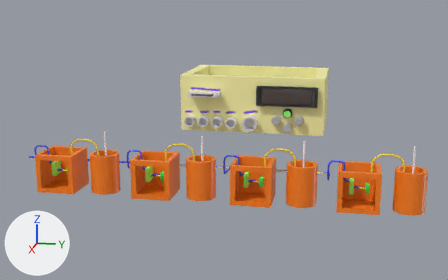
An edit to the Blender file 3D Files/Sistema de montoramento.blend, drawn before and after from the same camera.
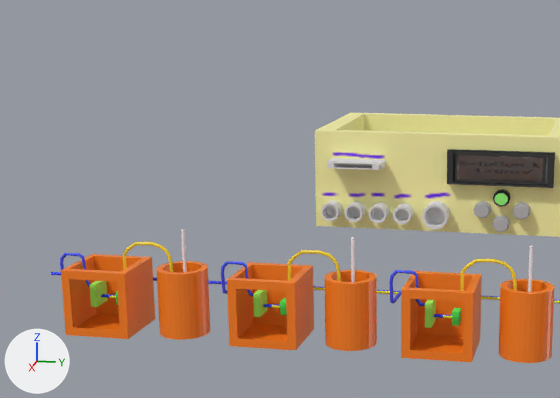
The first picture shows the older version from a 50 mm camera at (57.4, 10.5, 18.8) aimed at (-10.1, -3.0, 1.9). The close-ups show both versions on the part from 0% to 72% of the width and 0% to 82% of the height of that picture. The lights are fixed; the arrows at lower left show +X, +Y and +Z.

In view in the first close-up: 'Body', 'Cube', 'Cylinder.001', 'Cylinder.002', 'Cylinder.003', 'Display', 'Fio_Eletrodo.004', 'Ground', 'Pote.001', 'Pote.002', 'Pote.003'.
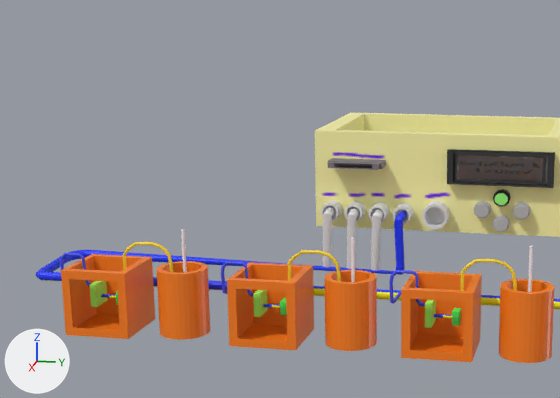
What the commit changed:
Picture 'SD Card' (img_sd_card) is new.
Material 'Material.014' (mat_material_014) is new.
Its texture is img_sd_card.
me_cylinder_029 is used by ob_fio_eletrodo_004; location (-4.15, -7.37, 0.37); rotation (1.571, 0.0, 0.00219), in degrees (90, 0, 0.1); scale (0.1, 0.1, 16.6).
me_cylinder_029 had 32 vertices, 18 faces and spanned x -1.0..1.0, y -1.0..1.0, z -1.0..1.0.
me_cylinder_029 now has 752 vertices, 562 faces, 176 loose edges and spans x -21.09..1.52, y -1.21..12.84, z -1.05..1.07.
me_cylinder_029 part 1: 16 vertices moved from x -1.0..1.0, y -1.0..1.0, z 1.0 to x -1.0..1.0, y -1.0..1.0, z -1.05; 720 vertices added at x -21.09..1.52, y -1.21..12.84, z -0.35..1.07.
me_cylinder_029 part 2: 17 kept faces spanning x -1.0..1.0, y -1.0..1.0, z -1.05..-1.0 get new texture (UV) coordinates.
me_cube_005 has 24 vertices, 22 faces and spans x -1.0..1.25, y -1.0..1.0, z -1.0..1.0.
me_cube_005 now uses material mat_material_014 (picture img_sd_card).
Mesh me_cylinder_032 is new.
It has 224 vertices, 194 faces and spans x -5.11..1.0, y -1.36..1.14, z -1.0..1.76.
Object 'Fio_Eletrodo.004' (ob_fio_eletrodo_004) moves from (-4.15, -7.37, 0.37) to (-4.15, -7.68, 0.22).
Object 'Fio_Eletrodo.004' (ob_fio_eletrodo_004) is rescaled from (0.1, 0.1, 16.6) to (0.3, 0.3, 16.6).
Object 'FioEntrada.002' (ob_fioentrada_002) is new; it shows me_cylinder_032.
Its location is (-9.9, -7.21, 1.44).
Its rotation in degrees is (-3.3, 5.8, -3.2).
Its scale is (0.3, 0.3, 1.49).
Object 'FioEntrada.001' (ob_fioentrada_001) is new; it shows a copy of me_cylinder_032.
Its location is (-9.9, -5.57, 1.44).
Its rotation in degrees is (-3.3, 5.8, -3.2).
Its scale is (0.3, 0.3, 1.49).
Object 'FioEntrada' (ob_fioentrada) is new; it shows a copy of me_cylinder_032.
Its location is (-9.9, -3.94, 1.44).
Its rotation in degrees is (-3.3, 5.8, -3.2).
Its scale is (0.3, 0.3, 1.49).

Pixel boxes [x1, y1, x2, y2] of what changed, in the close-ups (560 x 398 px):
'Fio_Eletrodo.004', reshaped, moved, rescaled
    before: [51, 272, 560, 303]
    after: [36, 211, 560, 309]
'Cube', recoloured (white to grey)
    both: [328, 158, 386, 170]
'FioEntrada', added
    after: [371, 208, 384, 271]
'FioEntrada.002', added
    after: [323, 206, 336, 267]
'FioEntrada.001', added
    after: [346, 207, 360, 269]
part 1 of me_cylinder_029, built on (blue)
    after: [36, 211, 560, 309]
part 2 of me_cylinder_029, surface changed
    before: [51, 272, 560, 303]
